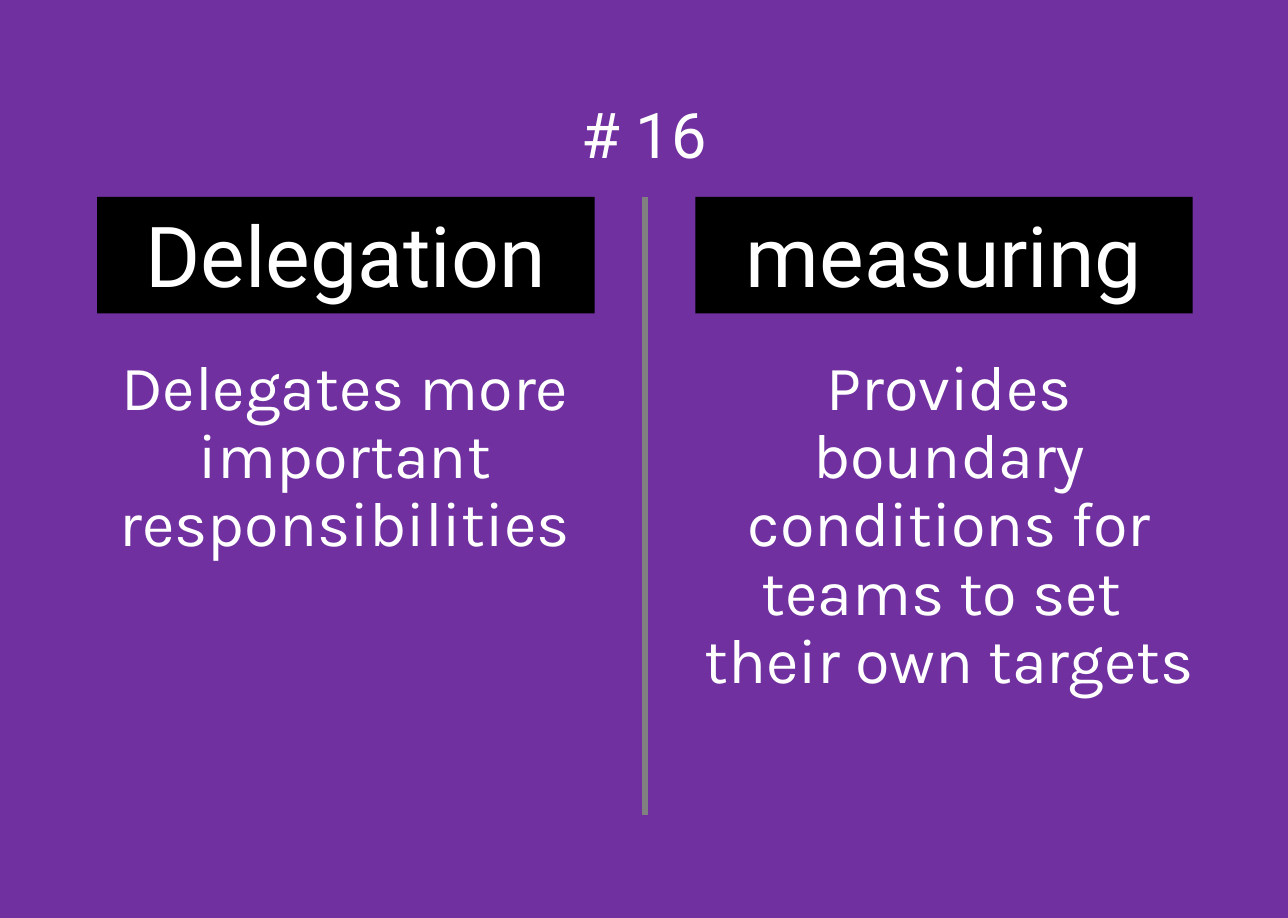
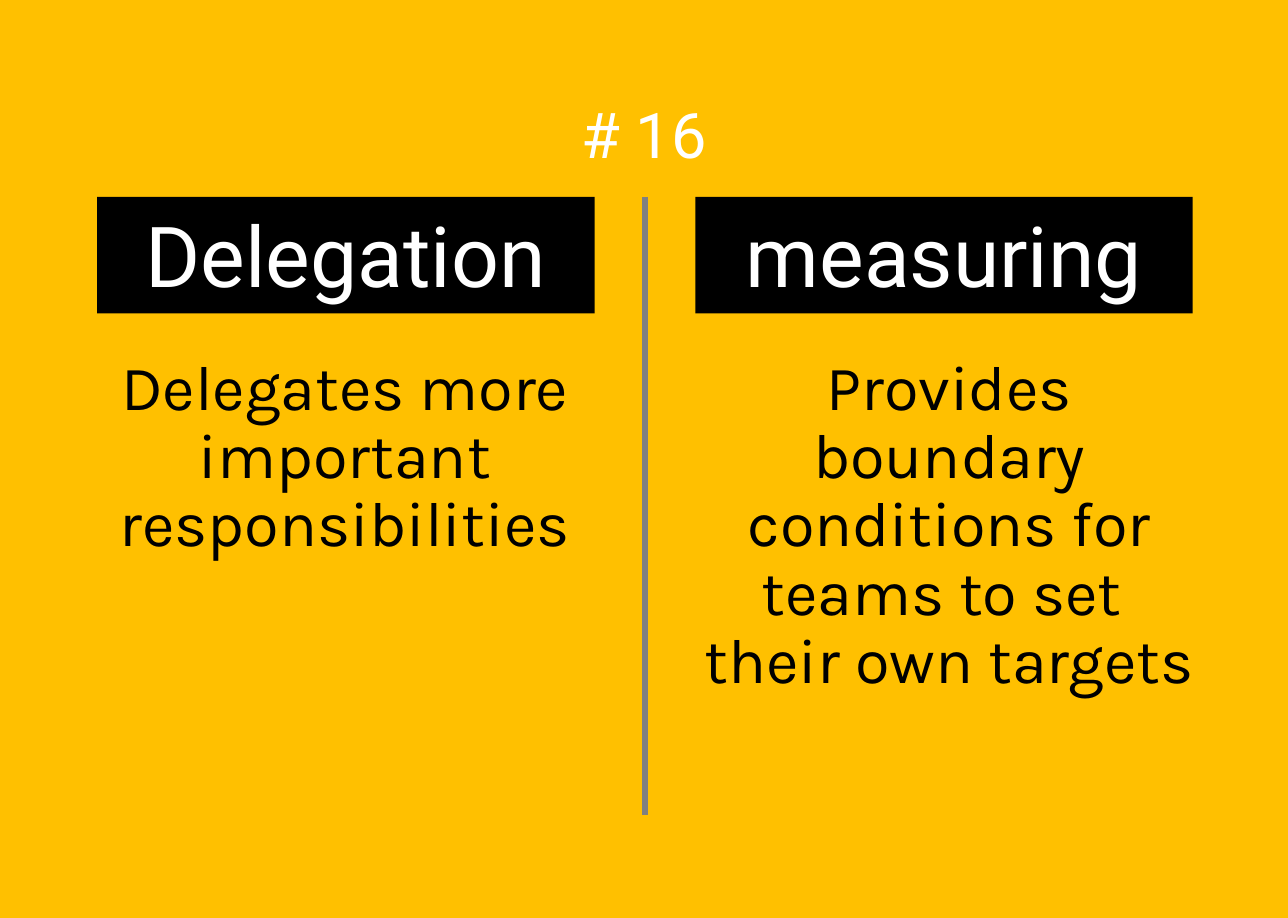
Before and after one commit to ScrumFacilitators/Exploring-Self-Management, a slide deck: slide 55 of Exploring Self-Management.pptx. Drawn at 1288x918 pixels with LibreOffice and Linux fonts; fonts in the diff are those of the drawing; background and template pictures are left out. Boxes give left, top, right and bottom in pixels: in the first picture for what was removed or moved away, otherwise in the second. Text is boxed around its words. In the diff, an @@ line names an element or a change of style, - is before the commit and + after.

Commit message:
Made it more colour blind friendly and this should fixes #1

```diff
--- a/Exploring Self-Management.pptx
+++ b/Exploring Self-Management.pptx
@@ background #7030A0 to #FFC000 @@
@@ text "Delegates more important responsibilities" at [120,367,570,561]: text colour #FFFFFF to #000000 @@
@@ text "Provides boundary conditions for teams ..." at [705,366,1193,698]: text colour #FFFFFF to #000000 @@
```
Also in this commit, not shown: 16 other slides changed.
